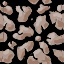
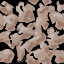
The second 64px x 64px image is a revision of the first. Changes to its layers:
showed group "stone1 group" (4 layers) over [left=0, top=0, right=64, bottom=64]
